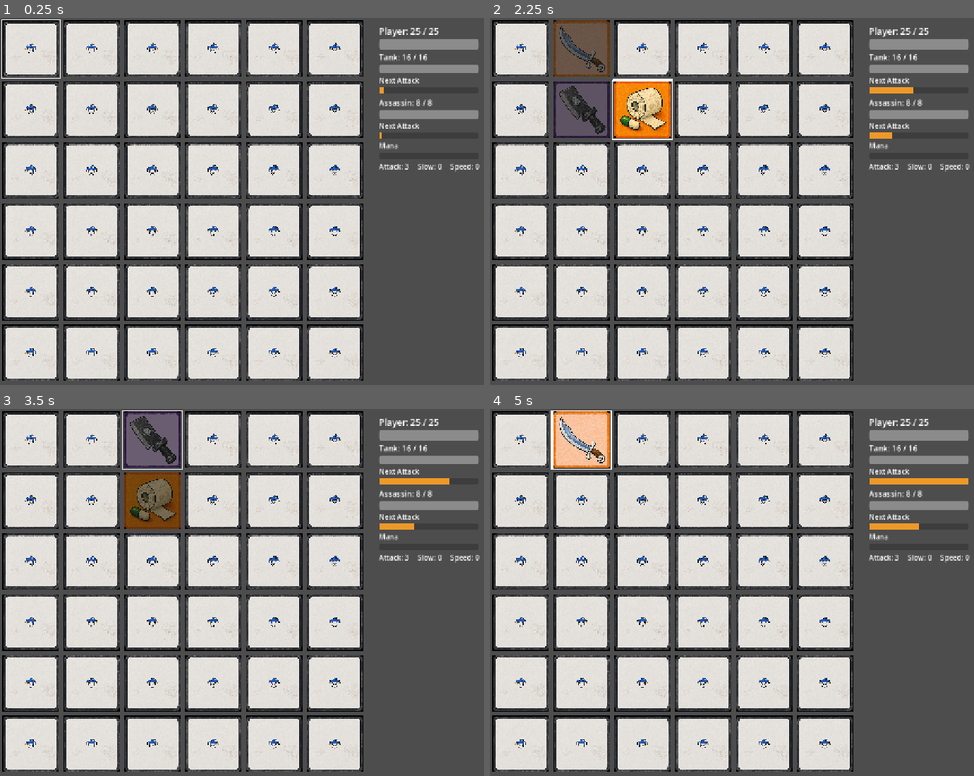
Above: before the commit, frames 1-4 (two rows, left to right).
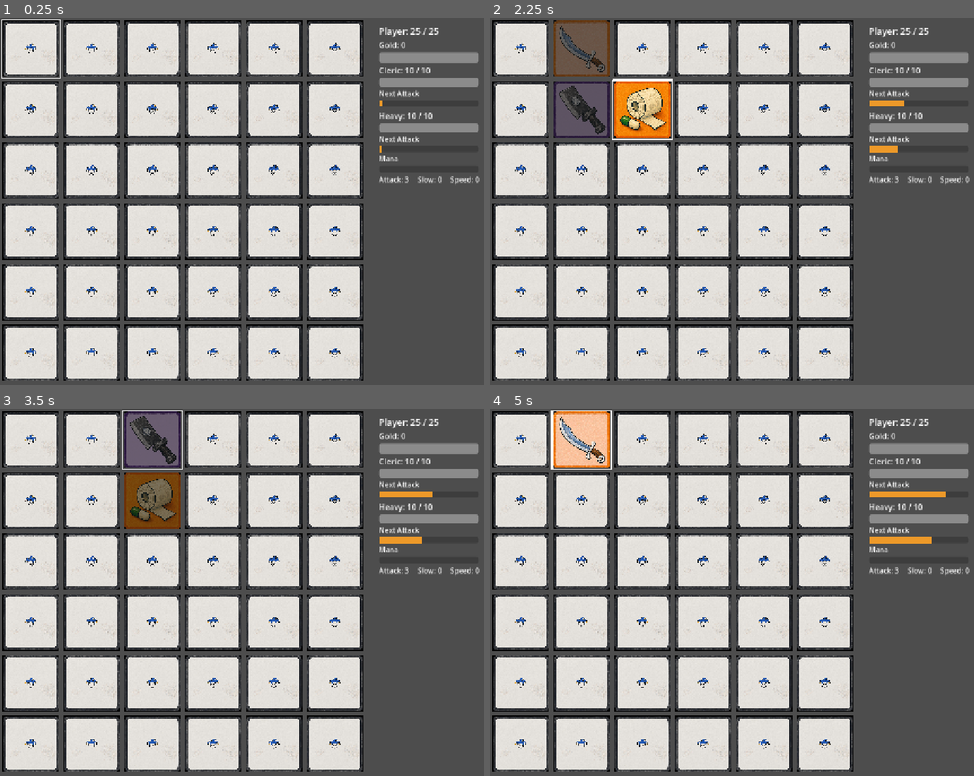
Above: after the commit, the same moments.

Repository: yaakovb/Memory-Game
Game: Godot game, scene res://scenes/main/main.tscn
Same seed, same stepped clock (60 frames per second), same inputs: the game is played once before the commit and once after it.
Inputs:
- Up to frame 1 (0.25 s): no input
- Up to frame 2 (2.25 s): tap Enter at 0.5 s; hold D (move_right) 0.53-1.28 s; hold Space (reveal) 0.53-1.28 s; tap R (restart) at 1.25, 2 s; hold S (move_down) 1.28-2.03 s; tap Space (reveal) at 1.35 s; hold D (move_right) from 2.03 s (still down); hold Space (reveal) from 2.03 s (still down)
- Up to frame 3 (3.5 s): tap R (restart) at 2.75 s; release D (move_right) at 2.78 s; release Space (reveal) at 2.78 s; hold W (move_up) from 2.78 s (still down); tap Space (reveal) at 2.85 s
- Up to frame 4 (5 s): release W (move_up) at 3.53 s; hold Space (reveal) 3.53-4.28 s; hold A (move_left) from 3.53 s (still down); tap R (restart) at 4.25 s; tap Space (reveal) at 4.35 s

The runs differ from the first frame. In frame 1, 3.8% of the frame differs, in the area x 78-100%, y 5-46%; in frame 2, 4.1%; in frame 3, 4.3%; in frame 4, 4.6%.

Commit message:
Roll two enemy profiles and pay gold for each kill.
Tank can armor, cleric heals an ally, assassin hits fast for 1, and heavy hits slowly for 3. Gold shows on the HUD with no shop.

Co-authored-by: yaakovb <yaakovb@users.noreply.github.com>

Diff:
--- a/memory-game/scenes/ui/hud.tscn
+++ b/memory-game/scenes/ui/hud.tscn
@@ -15,6 +15,11 @@
 [node name="PlayerHPLabel" type="Label" parent="VBoxContainer" unique_id=1746371148]
 layout_mode = 2
 theme_override_font_sizes/font_size = 20
+
+[node name="MoneyLabel" type="Label" parent="VBoxContainer"]
+layout_mode = 2
+theme_override_font_sizes/font_size = 18
+text = "Gold: 0"
 
 [node name="PlayerHPBar" type="ProgressBar" parent="VBoxContainer" unique_id=1009565891]
 custom_minimum_size = Vector2(200, 24)
--- a/memory-game/scripts/combat/combat.gd
+++ b/memory-game/scripts/combat/combat.gd
@@ -7,6 +7,8 @@
 signal all_enemies_defeated
 signal mana_changed(current: float, maximum: float)
 signal bonus_attack_fired(damage: int)
+signal money_changed(money: int)
+signal combat_log(description: String)
 
 @export var player_max_hp := 25
 
@@ -18,18 +20,34 @@
 const MANA_MAX := 100.0
 const MANA_PER_COLOR_MATCH := 25.0
 
-## Placeholder roster — tune in Step 10 / GDD Values.
+const MONEY_PER_KILL := 10
+
+## Opening roster. A battle rolls two different profiles from this set.
 const TANK_MAX_HP := 16
 const TANK_DAMAGE := 1
 const TANK_INTERVAL := 5.0
+const TANK_ARMOR_CHANCE := 0.35
+const TANK_ARMOR_DURATION := 6.0
+
+const CLERIC_MAX_HP := 10
+const CLERIC_DAMAGE := 1
+const CLERIC_INTERVAL := 6.5
+const CLERIC_HEAL := 3
+const CLERIC_HEAL_INTERVAL := 8.0
+
 const ASSASSIN_MAX_HP := 8
-const ASSASSIN_DAMAGE := 2
-const ASSASSIN_INTERVAL := 10.0
+const ASSASSIN_DAMAGE := 1
+const ASSASSIN_INTERVAL := 2.5
+
+const HEAVY_MAX_HP := 10
+const HEAVY_DAMAGE := 3
+const HEAVY_INTERVAL := 8.0
 
 var player_hp: int
 ## Public — EffectResolver / HUD read this for display and upgrades.
 var attack_bonus := 0
 var mana := 0.0
+var money := 0
 var enemies: Array[Enemy] = []
 
 var _battle_ended := false
@@ -37,16 +55,44 @@
 var _slow_timer := 0.0
 
 
-## Placeholder roster — change this list only (HUD builds one row per entry).
-## Examples: two tanks, or append a third Enemy.new(...) for a 3-enemy fight.
 func _ready() -> void:
 	player_hp = player_max_hp
-	enemies = [
-		Enemy.new("Tank", TANK_MAX_HP, TANK_DAMAGE, TANK_INTERVAL),
-		Enemy.new("Assassin", ASSASSIN_MAX_HP, ASSASSIN_DAMAGE, ASSASSIN_INTERVAL),
-		# Enemy.new("Tank 2", TANK_MAX_HP, TANK_DAMAGE, TANK_INTERVAL),
+	enemies = _roll_opening_pair()
+	hp_changed.emit()
+	money_changed.emit(money)
+
+
+func _roll_opening_pair() -> Array[Enemy]:
+	var pool: Array[Enemy] = [
+		_make_tank(),
+		_make_cleric(),
+		_make_assassin(),
+		_make_heavy(),
 	]
-	hp_changed.emit()
+	pool.shuffle()
+	return [pool[0], pool[1]]
+
+
+func _make_tank() -> Enemy:
+	var enemy := Enemy.new("Tank", TANK_MAX_HP, TANK_DAMAGE, TANK_INTERVAL)
+	enemy.armor_chance = TANK_ARMOR_CHANCE
+	enemy.armor_duration = TANK_ARMOR_DURATION
+	return enemy
+
+
+func _make_cleric() -> Enemy:
+	var enemy := Enemy.new("Cleric", CLERIC_MAX_HP, CLERIC_DAMAGE, CLERIC_INTERVAL)
+	enemy.heal_amount = CLERIC_HEAL
+	enemy.heal_interval = CLERIC_HEAL_INTERVAL
+	return enemy
+
+
+func _make_assassin() -> Enemy:
+	return Enemy.new("Assassin", ASSASSIN_MAX_HP, ASSASSIN_DAMAGE, ASSASSIN_INTERVAL)
+
+
+func _make_heavy() -> Enemy:
+	return Enemy.new("Heavy", HEAVY_MAX_HP, HEAVY_DAMAGE, HEAVY_INTERVAL)
 
 
 func _process(delta: float) -> void:
@@ -55,8 +101,13 @@
 
 	var slow_mult := get_slow_multiplier()
 	for enemy in enemies:
-		if enemy.tick(delta, slow_mult):
+		var action: Dictionary = enemy.advance(delta, slow_mult)
+		if action.attack:
 			damage_player(enemy.damage)
+		if action.armor:
+			combat_log.emit("%s raises armor" % enemy.display_name)
+		if int(action.heal) > 0:
+			_heal_most_wounded(int(action.heal), enemy)
 
 	if _slow_timer > 0.0:
 		_slow_timer -= delta
@@ -79,6 +130,9 @@
 	target.take_damage(amount)
 	hp_changed.emit()
 	if not target.is_alive():
+		money += MONEY_PER_KILL
+		money_changed.emit(money)
+		combat_log.emit("+%d gold" % MONEY_PER_KILL)
 		enemy_defeated.emit(target)
 		if not has_living_enemies():
 			all_enemies_defeated.emit()
@@ -87,6 +141,23 @@
 func heal_player(amount: int) -> void:
 	player_hp = mini(player_hp + amount, player_max_hp)
 	hp_changed.emit()
+
+
+func _heal_most_wounded(amount: int, source: Enemy) -> void:
+	var target: Enemy = null
+	var lowest_ratio := 2.0
+	for enemy in enemies:
+		if not enemy.is_alive() or enemy.hp >= enemy.max_hp:
+			continue
+		var ratio := float(enemy.hp) / float(enemy.max_hp)
+		if ratio < lowest_ratio:
+			lowest_ratio = ratio
+			target = enemy
+	if target == null:
+		return
+	target.heal(amount)
+	hp_changed.emit()
+	combat_log.emit("%s heals %s +%d" % [source.display_name, target.display_name, amount])
 
 
 func heal_enemy(amount: int) -> void:
--- a/memory-game/scripts/combat/enemy.gd
+++ b/memory-game/scripts/combat/enemy.gd
@@ -1,7 +1,7 @@
 class_name Enemy
 extends RefCounted
 
-## One combatant in the roster. Combat (director) owns the list and applies slow/hurry.
+## One combatant. Combat owns the roster and applies the player's slow to attack speed.
 
 var display_name: String
 var max_hp: int
@@ -9,6 +9,16 @@
 var damage: int
 var interval: float
 var timer: float = 0.0
+
+## Chance to gain armor when this enemy attacks. 0 = never.
+var armor_chance := 0.0
+var armor_duration := 0.0
+var armor_timer := 0.0
+
+## 0 heal_amount means this enemy never heals.
+var heal_amount := 0
+var heal_interval := 0.0
+var heal_timer := 0.0
 
 
 func _init(
@@ -22,14 +32,16 @@
 	hp = p_max_hp
 	damage = p_damage
 	interval = p_interval
-	timer = 0.0
 
 
 func is_alive() -> bool:
 	return hp > 0
 
 
-## Baseline interval scaled by Combat's slow multiplier (1.0 = no slow).
+func is_armored() -> bool:
+	return armor_timer > 0.0
+
+
 func get_attack_interval(slow_multiplier: float) -> float:
 	return interval * slow_multiplier
 
@@ -41,20 +53,38 @@
 	return clampf(timer / attack_interval, 0.0, 1.0)
 
 
-## Returns true when this enemy should deal `damage` to the player.
-func tick(delta: float, slow_multiplier: float) -> bool:
+## One frame of this enemy's own timers.
+## attack: swing is ready. armor: this swing raised armor. heal: amount to give an ally.
+func advance(delta: float, slow_multiplier: float) -> Dictionary:
+	var result := {"attack": false, "armor": false, "heal": 0}
 	if not is_alive():
-		return false
+		return result
+
+	if armor_timer > 0.0:
+		armor_timer = maxf(armor_timer - delta, 0.0)
+
 	timer += delta
-	var attack_interval := get_attack_interval(slow_multiplier)
-	if timer >= attack_interval:
+	if timer >= get_attack_interval(slow_multiplier):
 		timer = 0.0
-		return true
-	return false
+		result.attack = true
+		if armor_chance > 0.0 and randf() < armor_chance:
+			armor_timer = armor_duration
+			result.armor = true
+
+	if heal_amount > 0 and heal_interval > 0.0:
+		heal_timer += delta
+		if heal_timer >= heal_interval:
+			heal_timer = 0.0
+			result.heal = heal_amount
+
+	return result
 
 
 func take_damage(amount: int) -> void:
-	hp = maxi(hp - amount, 0)
+	var dealt := amount
+	if is_armored() and dealt > 0:
+		dealt = maxi(1, dealt / 2)
+	hp = maxi(hp - dealt, 0)
 
 
 func heal(amount: int) -> void:
--- a/memory-game/scripts/main/main.gd
+++ b/memory-game/scripts/main/main.gd
@@ -21,6 +21,8 @@
 	_combat.player_defeated.connect(_on_player_defeated)
 	_combat.all_enemies_defeated.connect(_on_all_enemies_defeated)
 	_combat.bonus_attack_fired.connect(_on_bonus_attack_fired)
+	_combat.money_changed.connect(_hud.set_money)
+	_combat.combat_log.connect(_hud.set_last_effect)
 	_on_hp_changed()
 
 
--- a/memory-game/scripts/ui/enemy_hud_row.gd
+++ b/memory-game/scripts/ui/enemy_hud_row.gd
@@ -31,7 +31,8 @@
 func refresh_hp() -> void:
 	if _enemy == null or not is_node_ready():
 		return
-	_name_label.text = "%s: %d / %d" % [_enemy.display_name, _enemy.hp, _enemy.max_hp]
+	var armor := "  Armor" if _enemy.is_armored() else ""
+	_name_label.text = "%s: %d / %d%s" % [_enemy.display_name, _enemy.hp, _enemy.max_hp, armor]
 	_hp_bar.value = _enemy.hp
 	modulate.a = 1.0 if _enemy.is_alive() else 0.45
 
@@ -43,6 +44,8 @@
 		_attack_bar.value = 0.0
 		return
 	_attack_bar.value = _enemy.get_attack_progress(slow_multiplier) * 100.0
+	var armor := "  Armor" if _enemy.is_armored() else ""
+	_name_label.text = "%s: %d / %d%s" % [_enemy.display_name, _enemy.hp, _enemy.max_hp, armor]
 
 
 func clear_attack_bar() -> void:
--- a/memory-game/scripts/ui/hud.gd
+++ b/memory-game/scripts/ui/hud.gd
@@ -5,6 +5,7 @@
 
 @onready var _player_hp_label: Label = $VBoxContainer/PlayerHPLabel
 @onready var _player_hp_bar: ProgressBar = $VBoxContainer/PlayerHPBar
+@onready var _money_label: Label = $VBoxContainer/MoneyLabel
 @onready var _enemy_list: VBoxContainer = $VBoxContainer/EnemyList
 
 @onready var _slow_label: Label = $VBoxContainer/BuffRow/SlowLabel
@@ -29,6 +30,7 @@
 	_mana_bar.max_value = Combat.MANA_MAX
 	_rebuild_enemy_rows()
 	refresh_hp()
+	set_money(combat.money)
 
 
 func _rebuild_enemy_rows() -> void:
@@ -58,6 +60,10 @@
 	_mana_bar.value = mana
 
 
+func set_money(money: int) -> void:
+	_money_label.text = "Gold: %d" % money
+
+
 func set_last_effect(description: String) -> void:
 	_effects_label.text = "Last: %s" % description
 
Not shown, changed: AGENT_HANDOFF.md
Not shown, changed: GAME_DESIGN.md
Not shown, changed: WORK_PLAN.md
